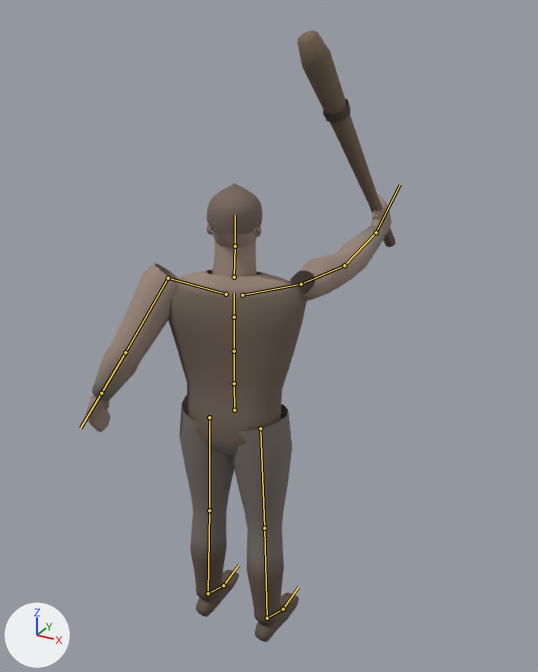
Before and after pictures for a commit that changed the glTF model assets/models/characters/thug.glb.
Camera for both pictures: a 50 mm camera at (1.47, -2.36, 2.73) aimed at (-0.02, 0.34, 1.38). Lighting does not change. The marker at lower left points along +X, +Y and +Z. The older version comes first. Both versions are drawn at frame 8 of the action 'throw'; the numbers are the values there. The bones that change, and the others that lie on the model, are drawn over the model as lines.

Names of what the first picture shows: 'Thug'.
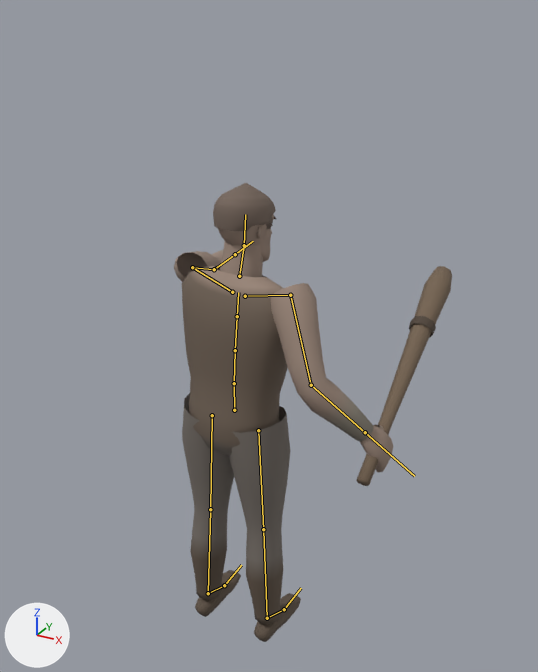
What the commit changed:
Bone 'Hips' (bone_hips) turns from (0, 6, 0) to (0, -3, 0) degrees about its own x, y and z.
Bone 'Spine' (bone_spine) turns from (2, 5, 0) to (4, -3, 0) degrees about its own x, y and z.
Bone 'Chest' (bone_chest) turns from (3, 6, 0) to (4, -3, 0) degrees about its own x, y and z.
Bone 'UpperChest' (bone_upperchest) turns from (3, 6, 1) to (4, -3, 0) degrees about its own x, y and z.
Bone 'RightUpperArm' (bone_rightupperarm) turns from (95, 28, 42) to (0, 9, 16) degrees about its own x, y and z.
Bone 'RightLowerArm' (bone_rightlowerarm) turns from (11, 0, 0) to (38, 0, 0) degrees about its own x, y and z.
Bone 'RightHand' (bone_righthand) turns from (20, 0, 0) to (0, 0, 0) degrees about its own x, y and z.
Bone 'LeftUpperArm' (bone_leftupperarm) turns from (-9, -6, -15) to (78, -24, -34) degrees about its own x, y and z.
Bone 'LeftLowerArm' (bone_leftlowerarm) turns from (32, 0, 0) to (11, 0, 0) degrees about its own x, y and z.
Bone 'RightUpperLeg' (bone_rightupperleg) turns from (-3, 0, -2) to (-1, 0, -2) degrees about its own x, y and z.
Bone 'RightFoot' (bone_rightfoot) turns from (-1, 3, -3) to (-2, 1, 3) degrees about its own x, y and z.
Bone 'LeftUpperLeg' (bone_leftupperleg) turns from (-1, 0, 2) to (-2, 0, 2) degrees about its own x, y and z.
Bone 'LeftFoot' (bone_leftfoot) turns from (-3, 0, -5) to (-1, -3, 1) degrees about its own x, y and z.

What differs and where, as boxes (x1, y1, x2, y2) in the pictures (538 x 672 px):
'Thug', posed (10% narrower, 25% shorter)
    before: (86, 30, 396, 642)
    after: (174, 183, 452, 642)
bone 'Spine', root to tip
    before: (234, 383) to (234, 351)
    after: (234, 383) to (235, 350)
bone 'Chest', root to tip
    before: (234, 351) to (234, 317)
    after: (235, 350) to (237, 316)
bone 'UpperChest', root to tip
    before: (234, 317) to (234, 293)
    after: (237, 316) to (238, 292)
bone 'RightUpperArm', root to tip
    before: (301, 284) to (344, 265)
    after: (290, 295) to (311, 385)
bone 'RightLowerArm', root to tip
    before: (344, 265) to (376, 232)
    after: (311, 385) to (365, 432)
bone 'RightHand', root to tip
    before: (376, 232) to (400, 184)
    after: (365, 432) to (414, 476)
bone 'LeftUpperArm', root to tip
    before: (168, 278) to (125, 352)
    after: (192, 267) to (214, 269)
bone 'LeftLowerArm', root to tip
    before: (125, 352) to (101, 393)
    after: (214, 269) to (235, 254)
bone 'RightUpperLeg', root to tip
    before: (260, 428) to (264, 528)
    after: (258, 430) to (263, 529)
bone 'RightFoot', root to tip
    before: (267, 618) to (283, 609)
    after: (267, 618) to (284, 609)
bone 'LeftUpperLeg', root to tip
    before: (209, 417) to (209, 510)
    after: (212, 415) to (210, 509)
bone 'LeftFoot', root to tip
    before: (208, 593) to (223, 585)
    after: (208, 593) to (224, 585)
